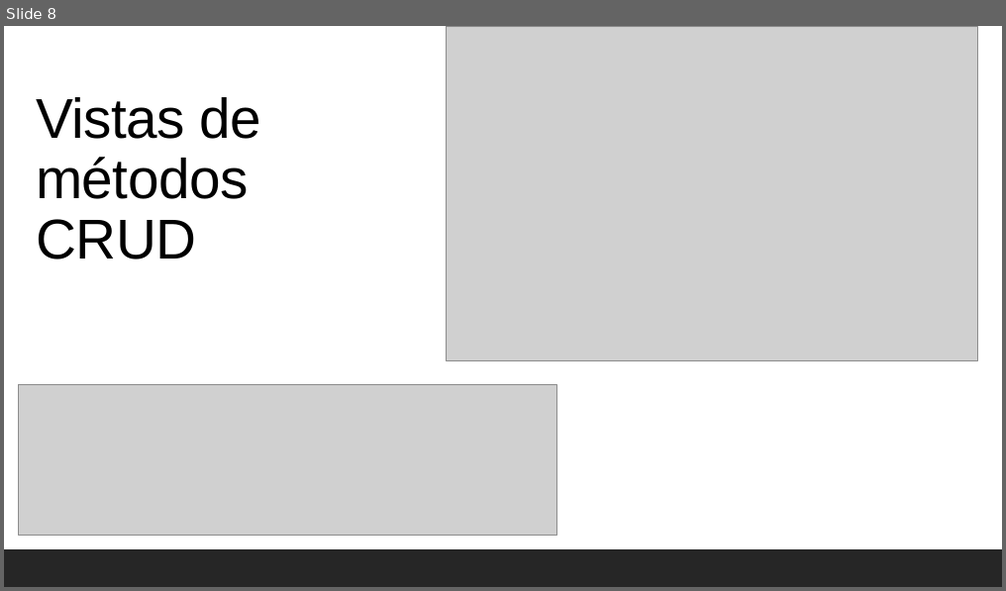
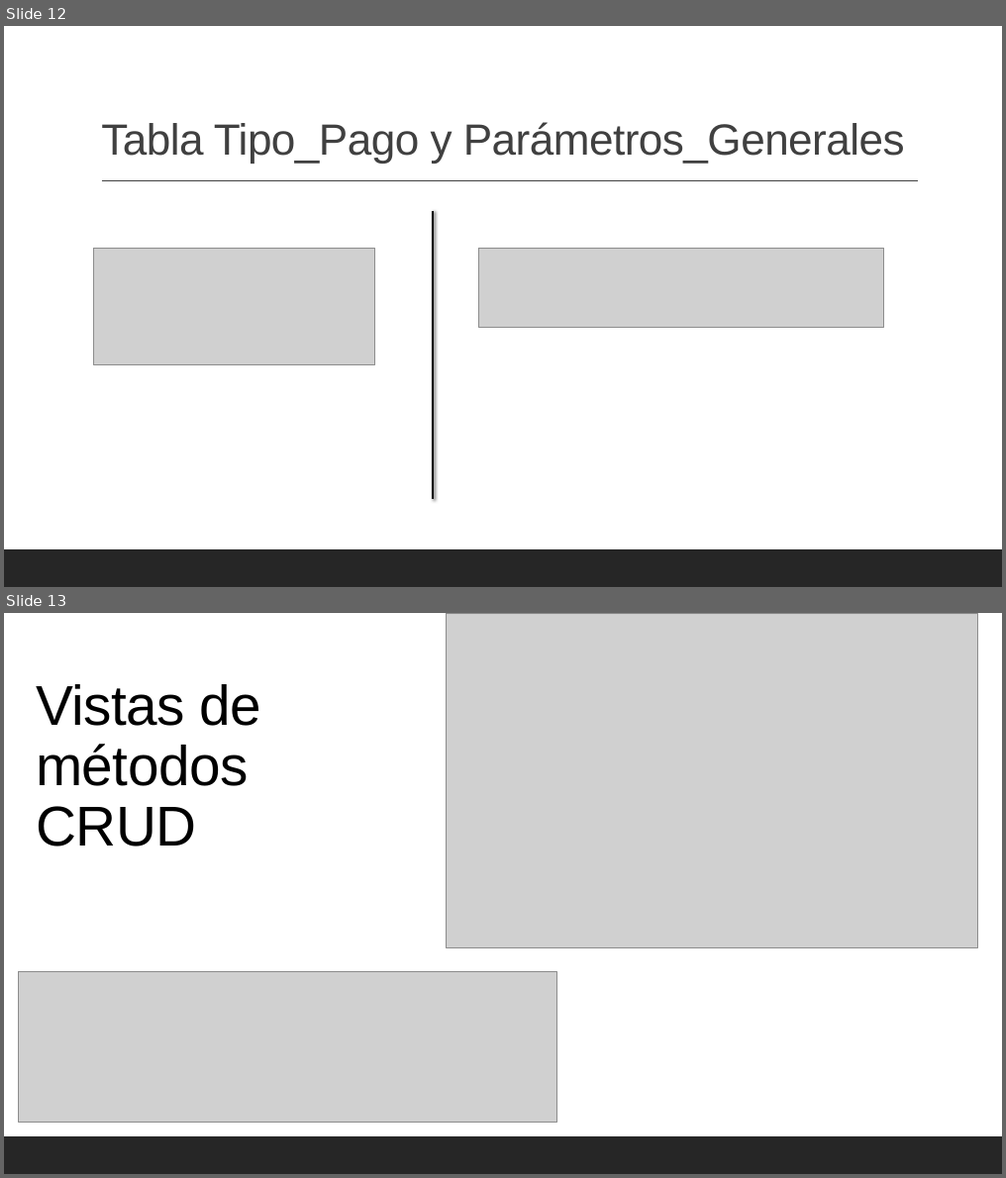
Before and after one commit to jaredait/minimal, a slide deck: Documentos aula virtual/Grupo 2 - Semana 2.pptx. Shown one above the other, each under a label of ours: slide 8 before the commit, slides 12 and 13 after it. The pictures are 1006x591 and 1006x1178 pixels, drawn with LibreOffice and Linux fonts; fonts in the diff are those of the drawing; grey boxes stand for pictures. Boxes give left, top, right and bottom in pixels: in the first picture for what was removed or moved away, otherwise in the second. Text is boxed around its words. In the diff, an @@ line names an element or a change of style, - is before the commit and + after.

Commit message:
Capturas ppt
Insertar capturas de las tablas en la base de datos en la presentación

```diff
--- a/Documentos aula virtual/Grupo 2 - Semana 2.pptx
+++ b/Documentos aula virtual/Grupo 2 - Semana 2.pptx
@@ slide 12 added at (4, 26, 1002, 587), background #FFFFFF; not listed: 1 template element that a slide beside it also shows @@
@@ title added at (101, 122, 905, 163), 42 pt, text #404040 @@
+Tabla Tipo_Pago y Parámetros_Generales
@@ line added from (102, 181) to (918, 181), #404040 1 pt @@
@@ line added from (433, 211) to (433, 499), #000000 2 pt @@
@@ picture added at (94, 249, 374, 366) @@
@@ picture added at (479, 249, 884, 328) @@
@@ what was slide 8 is now slide 13 @@
```
Also in this commit, not shown: 4 other slides added.
